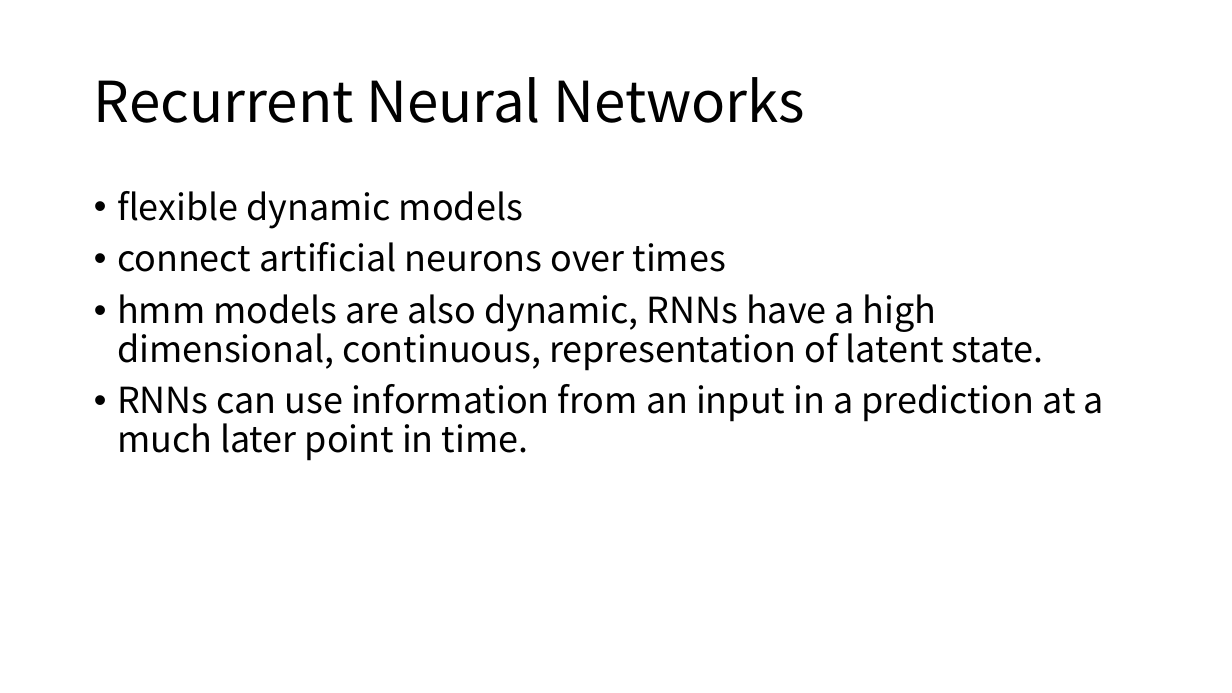
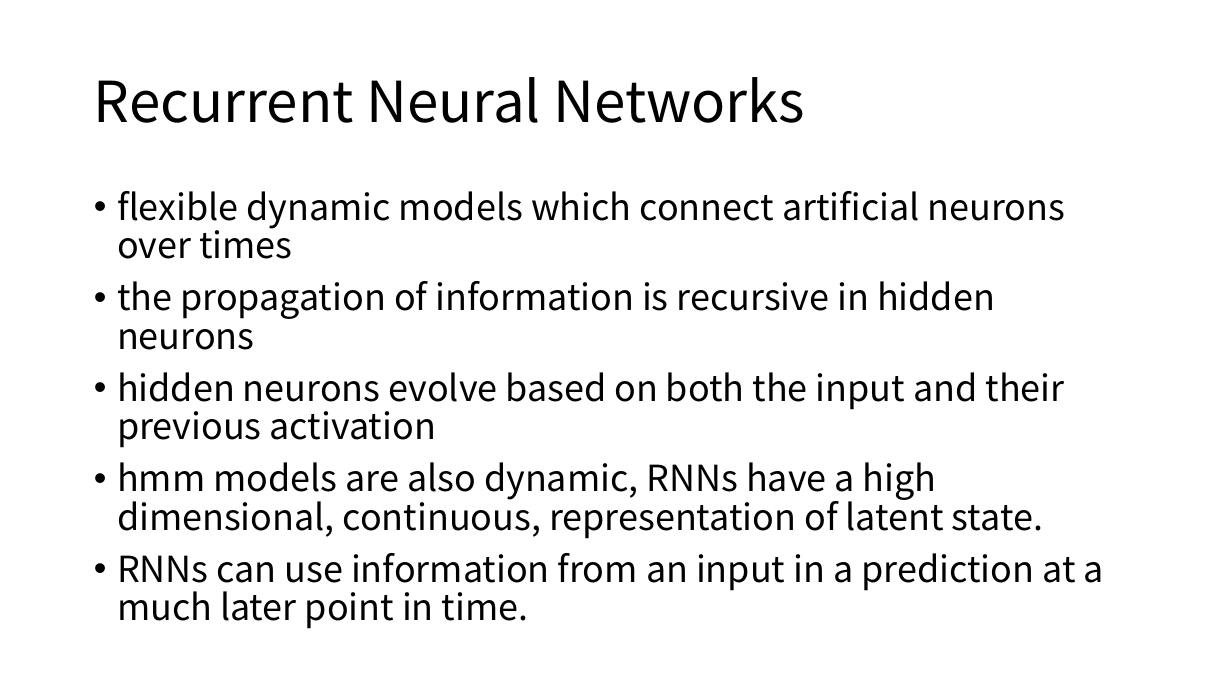
Before and after one commit to cloudspurs/klz, a slide deck: slide 9 of computer_science/statistics/model/hmm/bkt/papers/deep_knowledge_tracing.pptx (slide 7 before the commit). Drawn at 1232x693 pixels with LibreOffice and Linux fonts; fonts in the diff are those of the drawing. Boxes give left, top, right and bottom in pixels: in the first picture for what was removed or moved away, otherwise in the second. Text is boxed around its words. In the diff, an @@ line names an element or a change of style, - is before the commit and + after.

```diff
--- a/computer_science/statistics/model/hmm/bkt/papers/deep_knowledge_tracing.pptx
+++ b/computer_science/statistics/model/hmm/bkt/papers/deep_knowledge_tracing.pptx
@@ text at [117,191,1066,448]: text changed @@
-• flexible dynamic models
-• connect artificial neurons over times
+• flexible dynamic models which connect artificial neurons over times
+• the propagation of information is recursive in hidden neurons
+• hidden neurons evolve based on both the input and their previous activation
```
Also in this commit, not shown: 12 other slides changed, 8 slides added, 1 slide removed, 10 other files.
